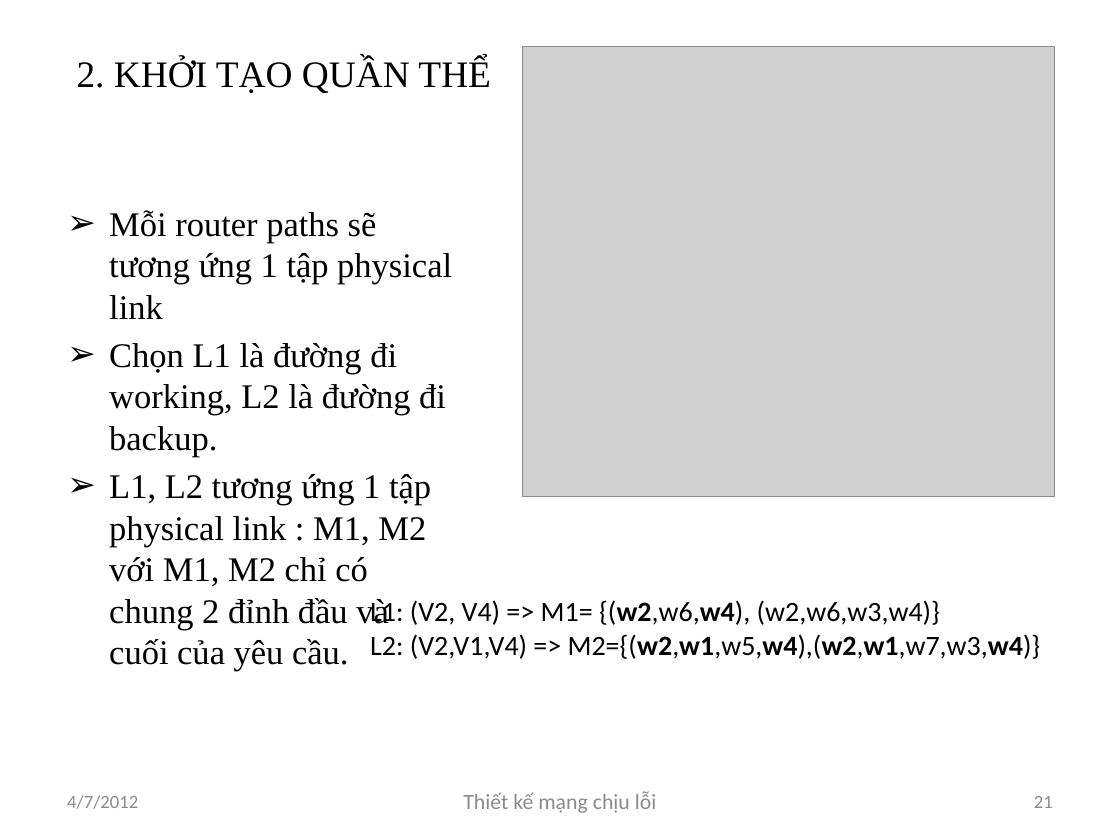
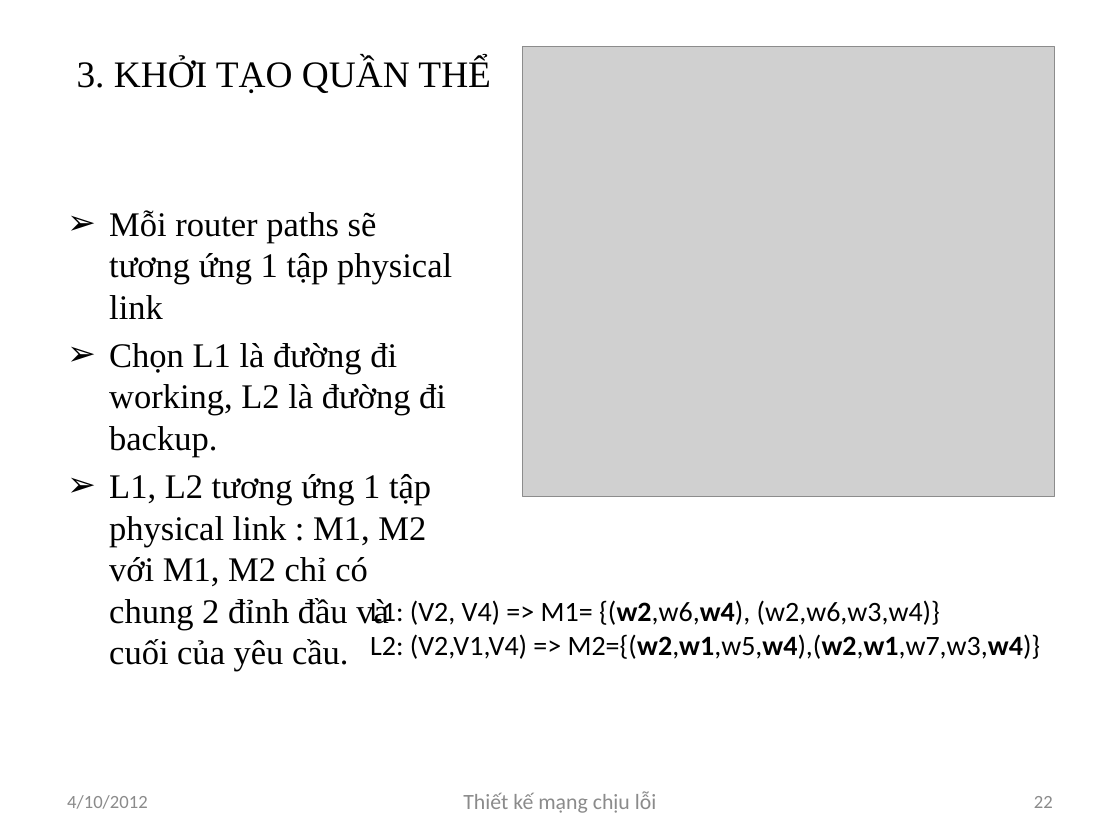
Before and after one commit to luongnv89/GAMSOND, a slide deck: slide 22 of Presents/Luongnv.Intro6.0.pptx (slide 21 before the commit). Drawn at 1120x840 pixels with LibreOffice and Linux fonts; fonts in the diff are those of the drawing; grey boxes stand for pictures. Boxes give left, top, right and bottom in pixels: in the first picture for what was removed or moved away, otherwise in the second. Text is boxed around its words. In the diff, an @@ line names an element or a change of style, - is before the commit and + after.

```diff
--- a/Presents/Luongnv.Intro6.0.pptx
+++ b/Presents/Luongnv.Intro6.0.pptx
@@ title at [77, 58, 491, 93]: text changed @@
-2. KHỞI TẠO QUẦN THỂ
+3. KHỞI TẠO QUẦN THỂ
@@ text at [67, 795, 148, 809]: text changed @@
-4/7/2012
+4/10/2012
@@ page number at [1034, 796, 1053, 808]: text changed @@
-21
+22
```
Also in this commit, not shown: 35 other slides changed, 18 other files.
